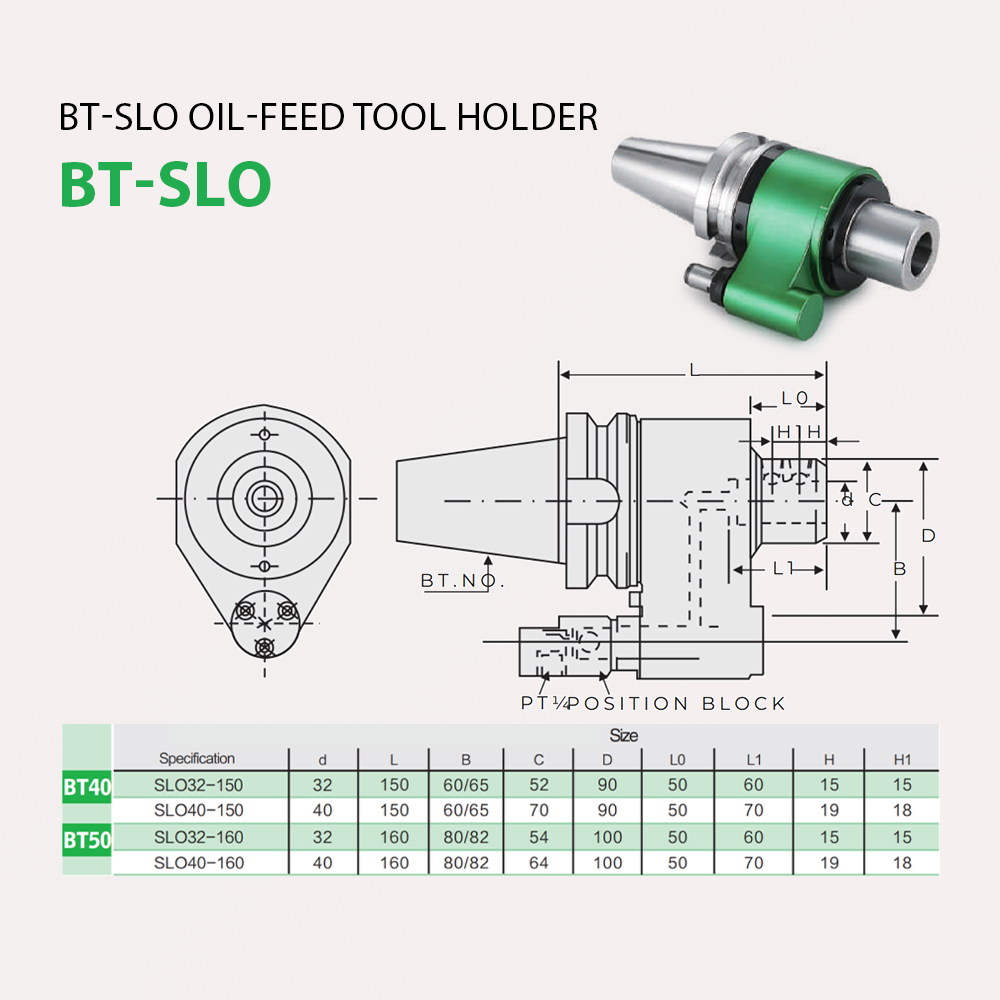
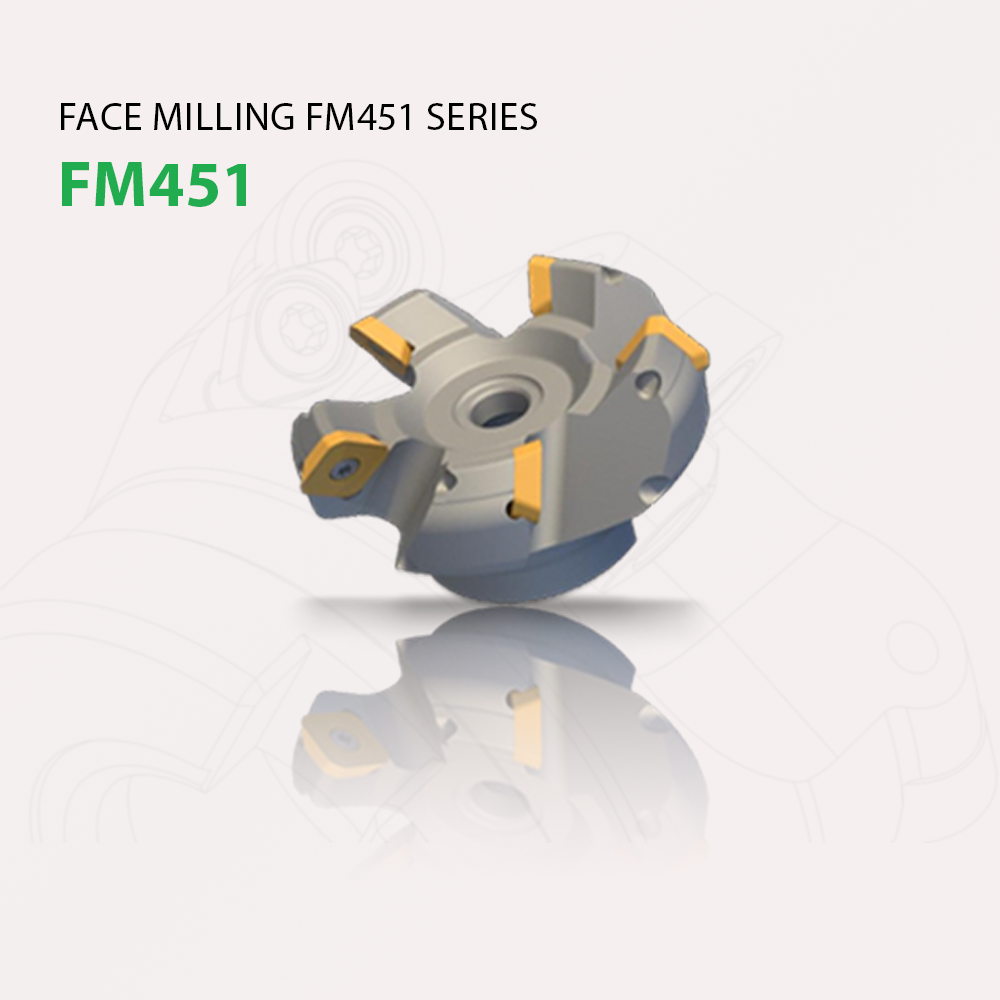
Layer changes from the first 1000 x 1000 image to the second:
added group "holder-anh-san-pham" with 3 layers in group "01-sekt12t3-fm451.seo" over bbox(61, 103, 717, 876)
added layer "Face milling FM451 series" (1st of 2, in "01-sekt12t3-fm451.seo" › "holder-anh-san-pham") in group "holder-anh-san-pham" over bbox(61, 103, 537, 130)
added layer "FM451 copy 3" in group "holder-anh-san-pham" over bbox(62, 162, 246, 207)
added layer "holder fm451 copy" in group "holder-anh-san-pham" over bbox(284, 246, 717, 876)
hid group "anh-thong-so-ky-thuat" (5 layers) over bbox(61, 103, 941, 876)
renamed "BT-SLO Oil-Feed TOOL Holder" to "FM451 milling insert", painted on it over bbox(61, 103, 598, 130)
renamed "BT-SLO" to "FM451", painted on it over bbox(62, 161, 271, 207)
removed layer "Layer 36 copy 3" from group "anh-thong-so-ky-thuat" over bbox(611, 132, 940, 361)
removed layer "Layer 38" from group "anh-thong-so-ky-thuat" over bbox(155, 359, 940, 711)
removed layer "Layer 33" from group "anh-thong-so-ky-thuat" over bbox(62, 724, 940, 876)
renamed "Layer 32" to "milling inssert background", opacity 100% → 20%, moved it out of group "khối định vị position block", painted on it over bbox(0, 157, 998, 843)